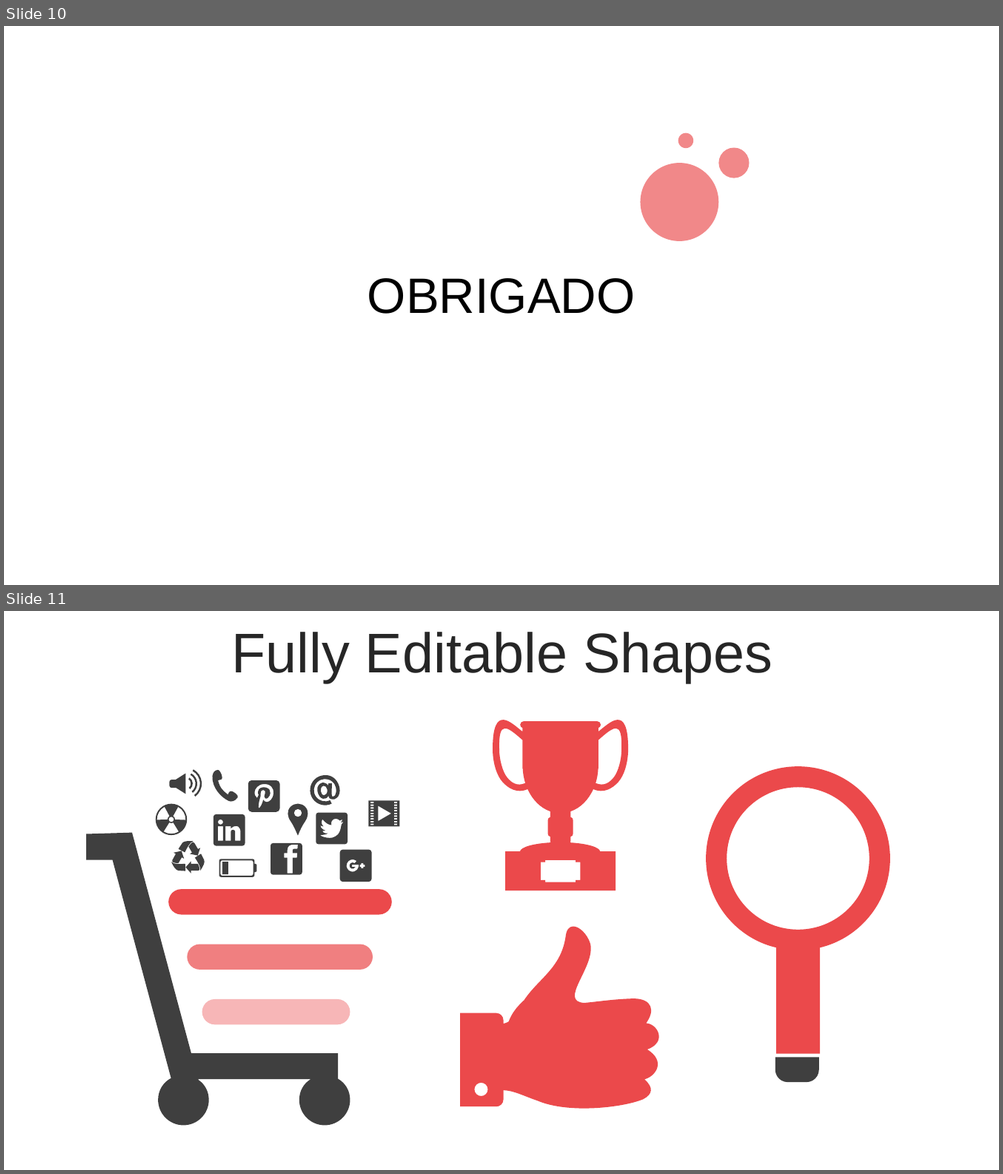
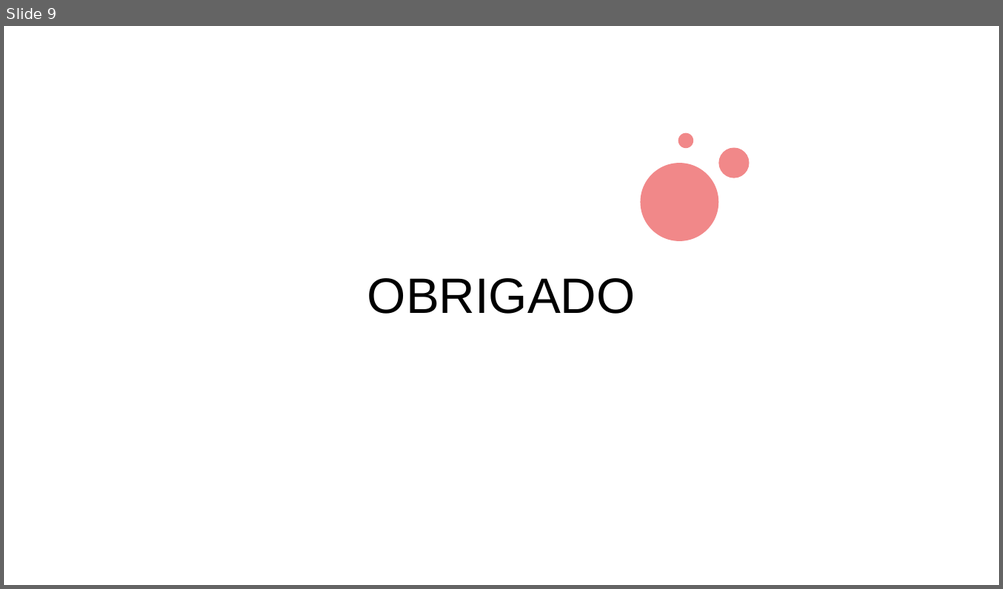
Before and after one commit to WagnerCaetano/TCC-2019, a slide deck: APRESENTAÇÃO TCC.pptx. Shown one above the other, each under a label of ours: slides 10 and 11 before the commit, slide 9 after it. The pictures are 1003x1174 and 1003x589 pixels, drawn with LibreOffice and Linux fonts; fonts in the diff are those of the drawing; background and template pictures are left out. Boxes give left, top, right and bottom in pixels: in the first picture for what was removed or moved away, otherwise in the second. Text is boxed around its words. In the diff, an @@ line names an element or a change of style, - is before the commit and + after.

```diff
--- a/APRESENTAÇÃO TCC.pptx
+++ b/APRESENTAÇÃO TCC.pptx
@@ slide 11 removed at [4,611,999,1170], background picture (left out) @@
@@ text removed at [231,632,772,683] @@
-Fully Editable Shapes
@@ freeform shape removed at [492,719,628,891] @@
@@ group removed at [87,770,399,1125]: 14 freeform shapes, 3 rounded rectangles @@
@@ freeform shape removed at [733,793,863,1054] @@
@@ freeform shape removed at [460,926,658,1108] @@
@@ round same rect removed at [775,1057,819,1082] @@
@@ what was slide 10 is now slide 9 @@
```
Also in this commit, not shown: 3 slides changed, 1 slide added, 5 other slides removed, 10 other files.
